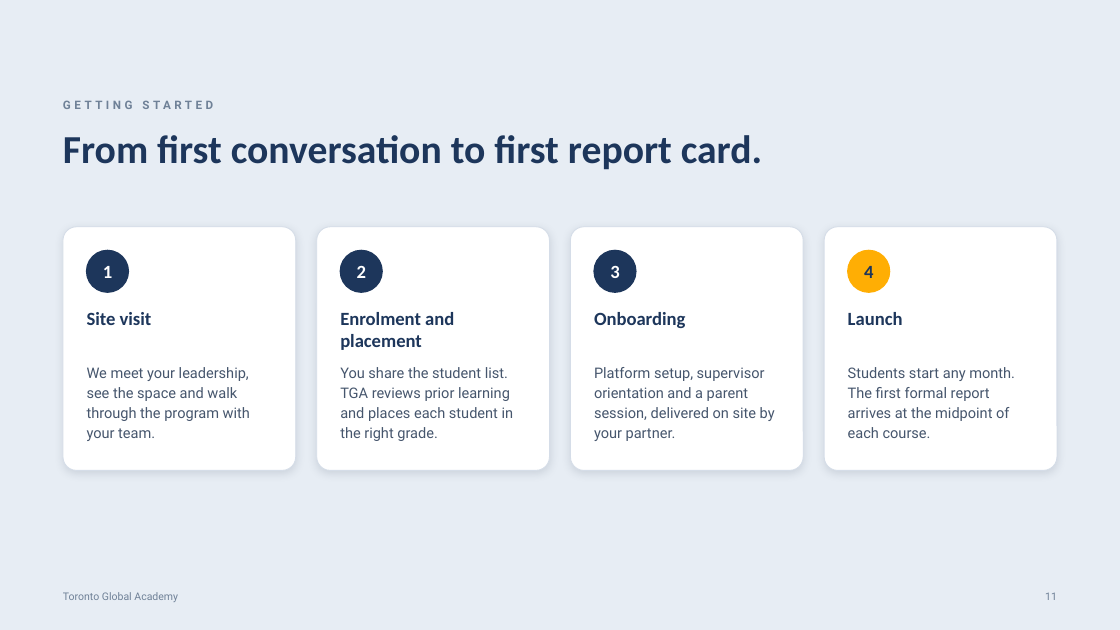
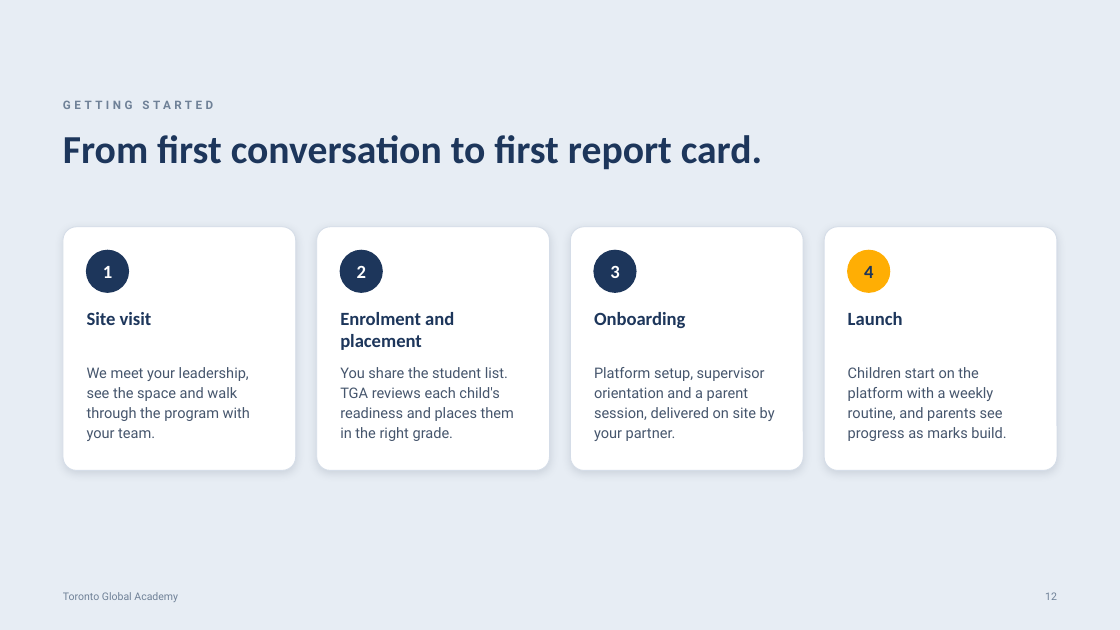
Before and after one commit to Mzbaig9/awesome-notebookLM-prompts-zainbaig, a slide deck: slide 12 of deck/TGA-Partnership-Deck.pptx (slide 11 before the commit). Drawn at 1120x630 pixels with LibreOffice and Linux fonts; fonts in the diff are those of the drawing. Boxes give left, top, right and bottom in pixels: in the first picture for what was removed or moved away, otherwise in the second. Text is boxed around its words. In the diff, an @@ line names an element or a change of style, - is before the commit and + after.

```diff
--- a/deck/TGA-Partnership-Deck.pptx
+++ b/deck/TGA-Partnership-Deck.pptx
@@ text at [340, 367, 514, 441]: text changed @@
-You share the student list. TGA reviews prior learning and places each student in the right grade.
+You share the student list. TGA reviews each child's readiness and places them in the right grade.
@@ text at [848, 367, 1006, 441]: text changed @@
-Students start any month. The first formal report arrives at the midpoint of each course.
+Children start on the platform with a weekly routine, and parents see progress as marks build.
@@ text at [1045, 592, 1057, 600]: text changed @@
-11
+12
```
Also in this commit, not shown: 9 other slides changed, 3 slides added, 2 slides removed, 2 other files.
